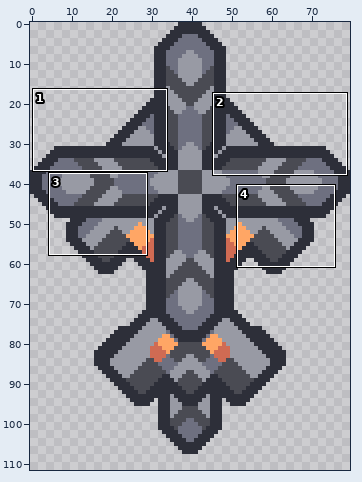
Sprite sheet -- assets/sprites/units/connect-full.png. Above, an overview of the earlier version with the close-up marked.
Close-up. The starting point:
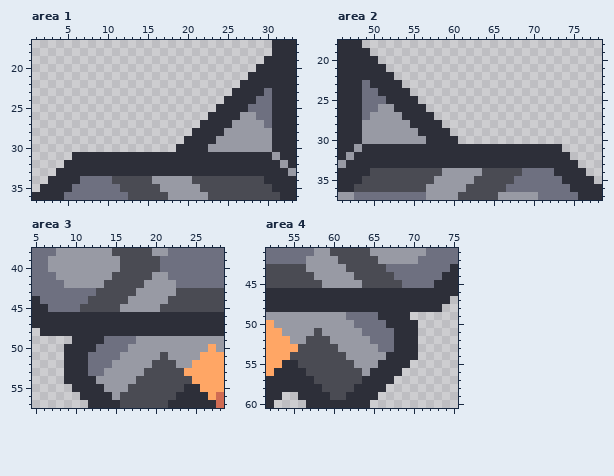
The file is 80x112 pixels. Shown: area 1: x 1..33, y 17..36; area 2: x 46..78, y 18..37; area 3: x 5..28, y 38..57; area 4: x 52..75, y 41..60.
New version:
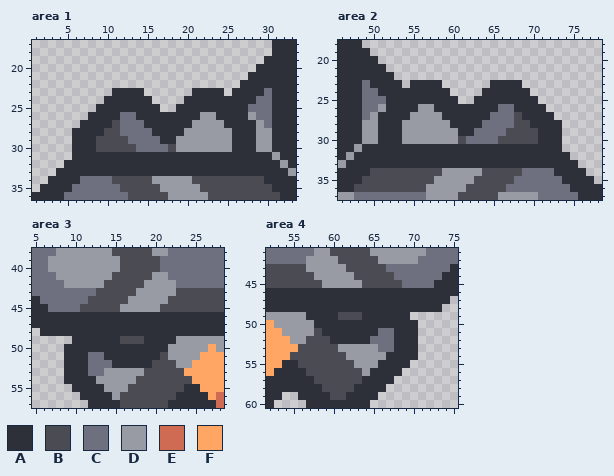
Palette (. is transparent): A #2d2f39  B #4a4b53  C #6e7080  D #989aa4  E #d06b53  F #ffa665
Edits made:
Area 1:
Colour A is added in row 23 at x 11 to 14 and 21 to 24; in row 24 at x 10 to 15 and 20 to 24; in row 25 at x 9 to 16 and 19 to 23; in row 26 at x 8 to 11 and 14 to 21; in row 27 at x 7 to 10 and 15 to 20; in row 28 at x 6 to 9 and 16 to 19.
Colour A is added in row 29 at x 6 to 8 and 17 to 18; in row 30 at x 6 to 8.
Colour A replaces colour D in row 26 at x 27; in rows 27 to 30 at x 26 to 28.
Colour B is added in row 27 at x 11; in row 28 at x 10 to 11; in row 29 at x 9 to 12; in row 30 at x 9 to 13 and 18.
Colour C is added in row 26 at x 12 to 13; in row 27 at x 12 to 14; in row 28 at x 12 to 15; in row 29 at x 13 to 16; in row 30 at x 14 to 17.
Colour D is added in row 26 at x 22; in row 27 at x 21; in row 28 at x 20; in row 29 at x 19.
Colour D replaces colour A in row 26 at x 23; in row 27 at x 22 to 24; in row 28 at x 21 to 24; in row 29 at x 20 to 23; in row 30 at x 19 to 22.
Area 2:
Colour A is added in row 23 at x 55 to 58 and 65 to 68; in row 24 at x 55 to 59 and 64 to 69; in row 25 at x 56 to 60 and 63 to 70; in row 26 at x 58 to 65 and 68 to 71; in row 27 at x 59 to 64 and 69 to 72; in row 28 at x 60 to 63 and 70 to 73.
Colour A is added in row 29 at x 61 to 62 and 71 to 73; in row 30 at x 71 to 73.
Colour A replaces colour D in row 26 at x 52; in rows 27 to 30 at x 51 to 53.
Colour B is added in row 27 at x 68; in row 28 at x 68 to 69; in row 29 at x 67 to 70; in row 30 at x 61 and 66 to 70.
Colour C is added in row 26 at x 66 to 67; in row 27 at x 65 to 67; in row 28 at x 64 to 67; in row 29 at x 63 to 66; in row 30 at x 62 to 65.
Colour D is added in row 26 at x 57; in row 27 at x 58; in row 28 at x 59; in row 29 at x 60.
Colour D replaces colour A in row 26 at x 56; in row 27 at x 55 to 57; in row 28 at x 55 to 58; in row 29 at x 56 to 59; in row 30 at x 57 to 60.
Area 3:
Colour A replaces colour C in row 49 at x 14 to 15; in row 50 at x 13 to 16; in row 51 at x 14 to 15.
Colour A replaces colour D in row 49 at x 19 to 22; in row 50 at x 17 to 21; in row 51 at x 16 to 20; in row 52 at x 15 to 19.
Colour B replaces colour C in row 49 at x 16 to 17.
Colour B replaces colour D in row 49 at x 18.
Area 4:
Colour A replaces colour C in row 49 at x 64 to 65; in row 50 at x 63 to 66; in row 51 at x 64 to 65.
Colour A replaces colour D in row 49 at x 57 to 60; in row 50 at x 58 to 62; in row 51 at x 59 to 63; in row 52 at x 60 to 64.
Colour B replaces colour C in row 49 at x 62 to 63.
Colour B replaces colour D in row 49 at x 61.
Where, in picture pixels (left, top, right, bottom), the same in both close-ups:
changed: (72, 88, 256, 152)
changed: (378, 80, 562, 144)
changed: (96, 336, 176, 368)
changed: (306, 312, 386, 344)
